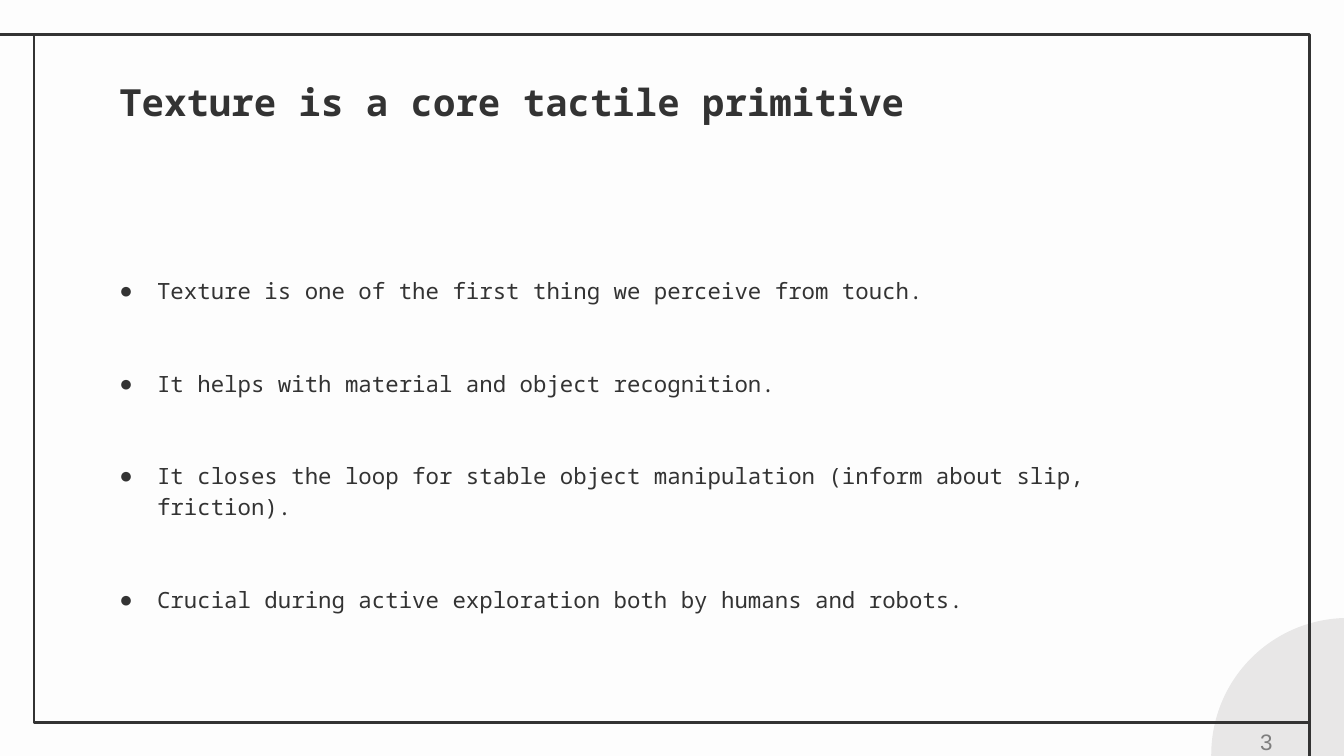
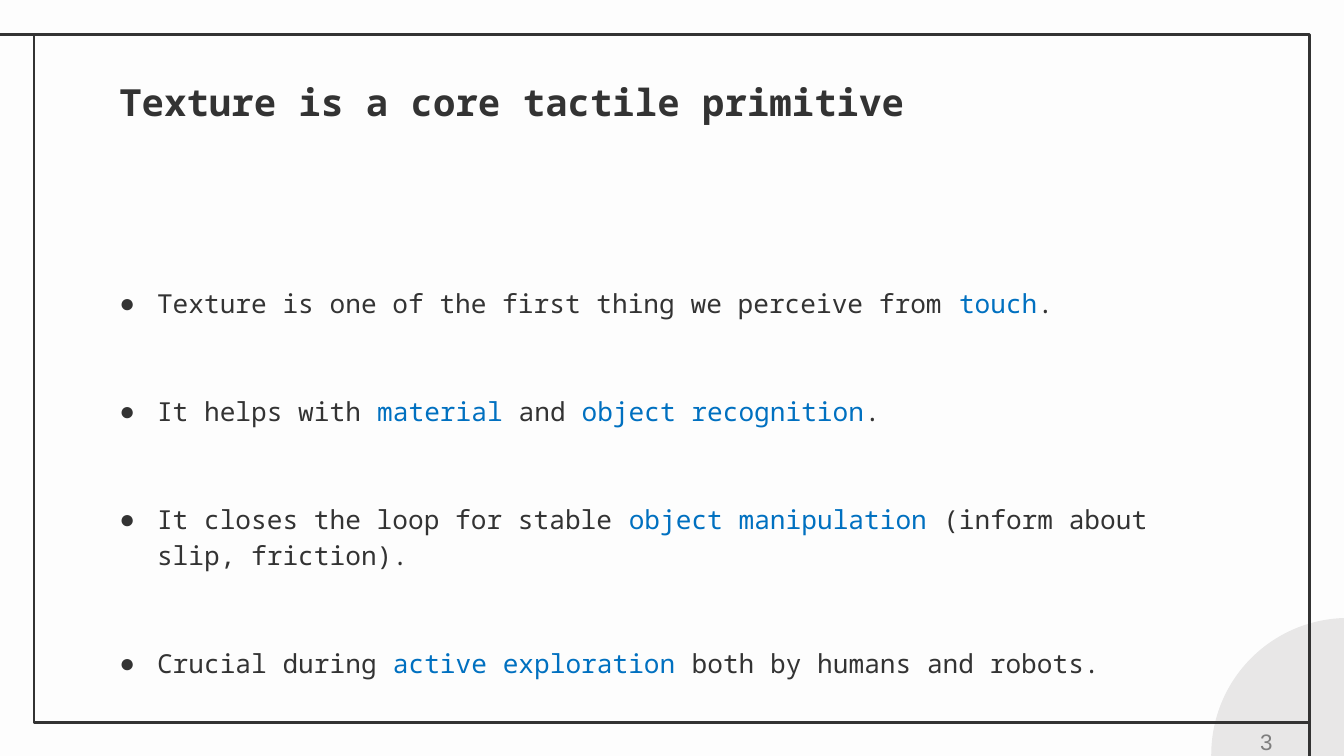
Before and after one commit to alfadi01/presentations, a slide deck: slide 3 of SNACE/snace_27_11_25.pptx. Drawn at 1344x756 pixels with LibreOffice and Linux fonts; fonts in the diff are those of the drawing. Boxes give left, top, right and bottom in pixels: in the first picture for what was removed or moved away, otherwise in the second. Text is boxed around its words. In the diff, an @@ line names an element or a change of style, - is before the commit and + after.

```diff
--- a/SNACE/snace_27_11_25.pptx
+++ b/SNACE/snace_27_11_25.pptx
@@ subtitle "Texture is one of the ..." at (x1=157, y1=293, x2=1147, y2=680): size 12 to 14 pt; text colour #333333 to #0070C0 in "touch.", "material object recognition.", "object manipulation", "active exploration" @@
```
Also in this commit, not shown: 11 other slides changed, 1 slide added.
